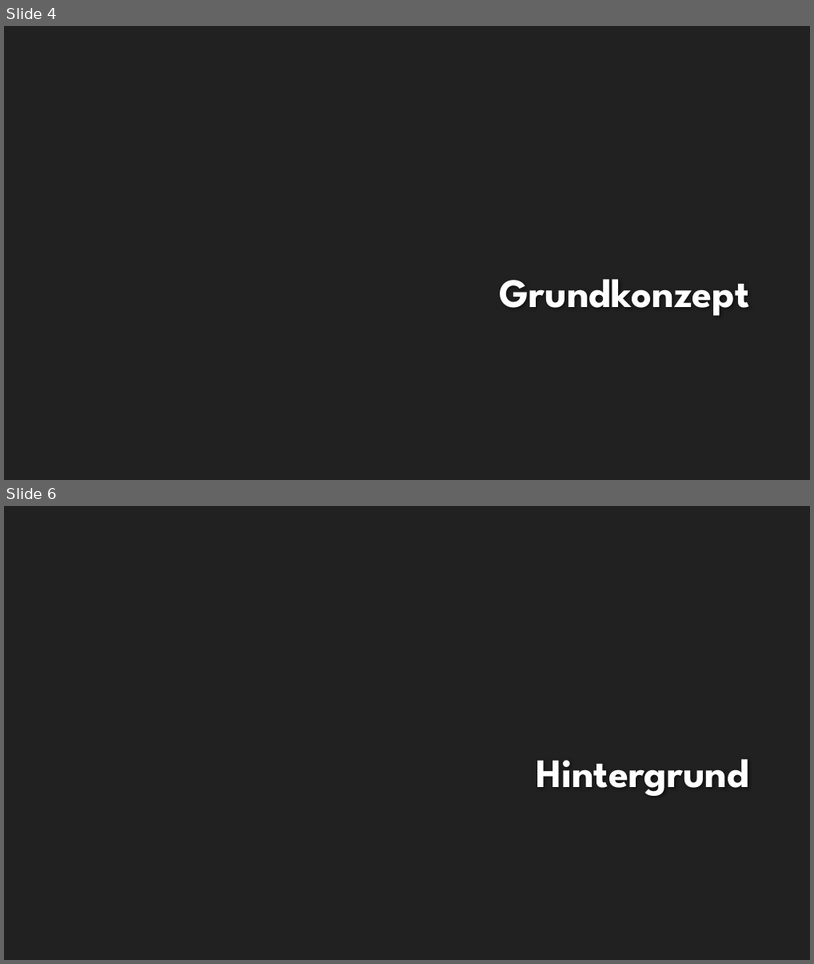
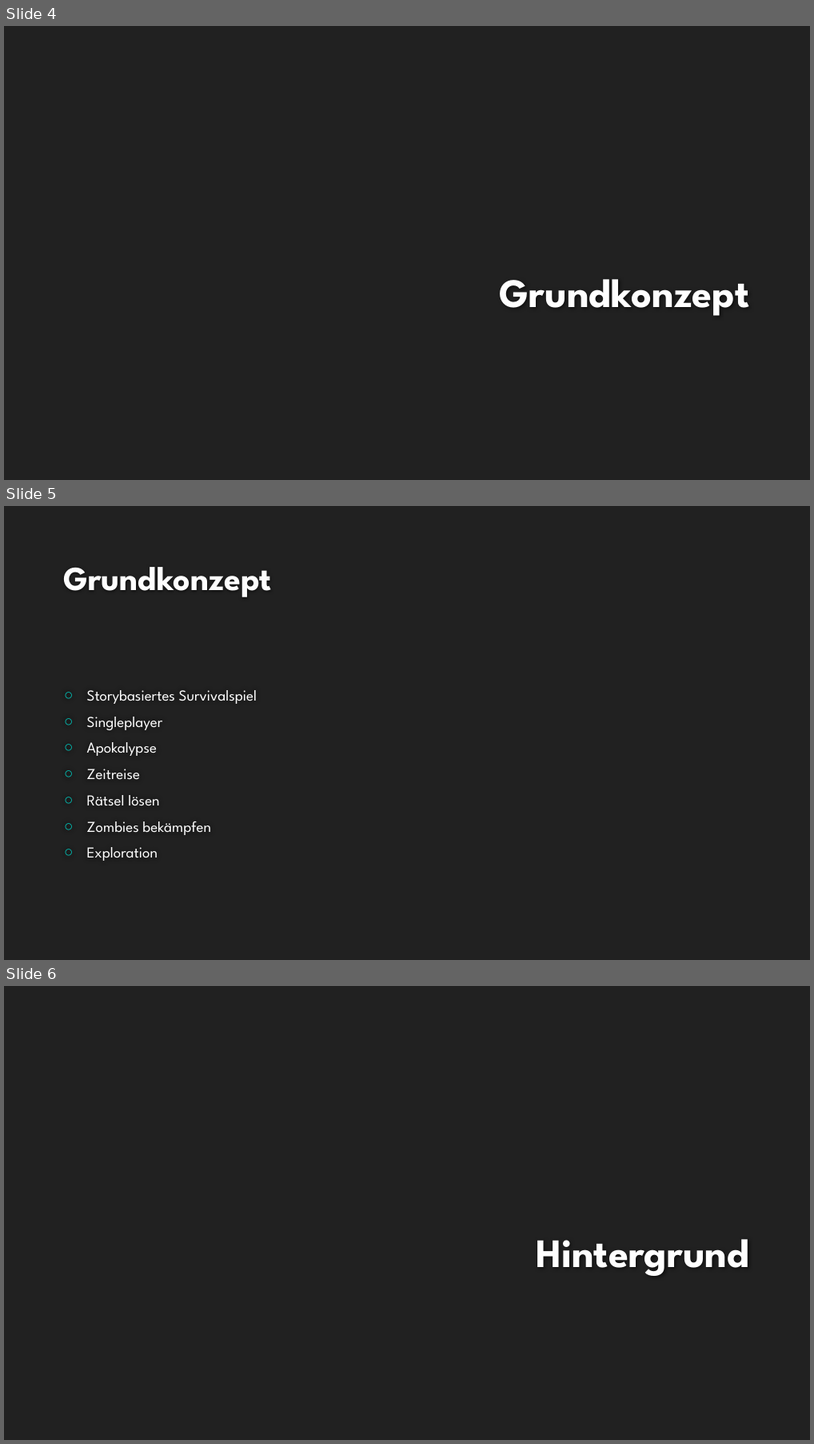
Before and after one commit to EmKaCe/DoctorWhy, a slide deck: Information/Präsentation.pptx. Shown one above the other, each under a label of ours: slides 4 and 6 before the commit, slides 4, 5 and 6 after it; the slides between them are not shown. The pictures are 814x964 and 814x1444 pixels, drawn with LibreOffice and Linux fonts; fonts in the diff are those of the drawing; background and template pictures are left out. Boxes give left, top, right and bottom in pixels: in the first picture for what was removed or moved away, otherwise in the second. Text is boxed around its words. In the diff, an @@ line names an element or a change of style, - is before the commit and + after.

```diff
--- a/Information/Präsentation.pptx
+++ b/Information/Präsentation.pptx
@@ slide 5 added at (4, 506, 810, 960), background picture (left out) @@
@@ title added at (64, 567, 272, 597), 40 pt, text #FEFEFE, bold @@
+Grundkonzept
@@ text added at (87, 690, 257, 860), 18 pt, text #FFFFFF @@
+○ Storybasiertes Survivalspiel
+○ Singleplayer
+○ Apokalypse
+○ Zeitreise
+○ Rätsel lösen
+○ Zombies bekämpfen
+○ Exploration
```
Also in this commit, not shown: 4 slides changed, 5 other slides added, 4 slides removed.
